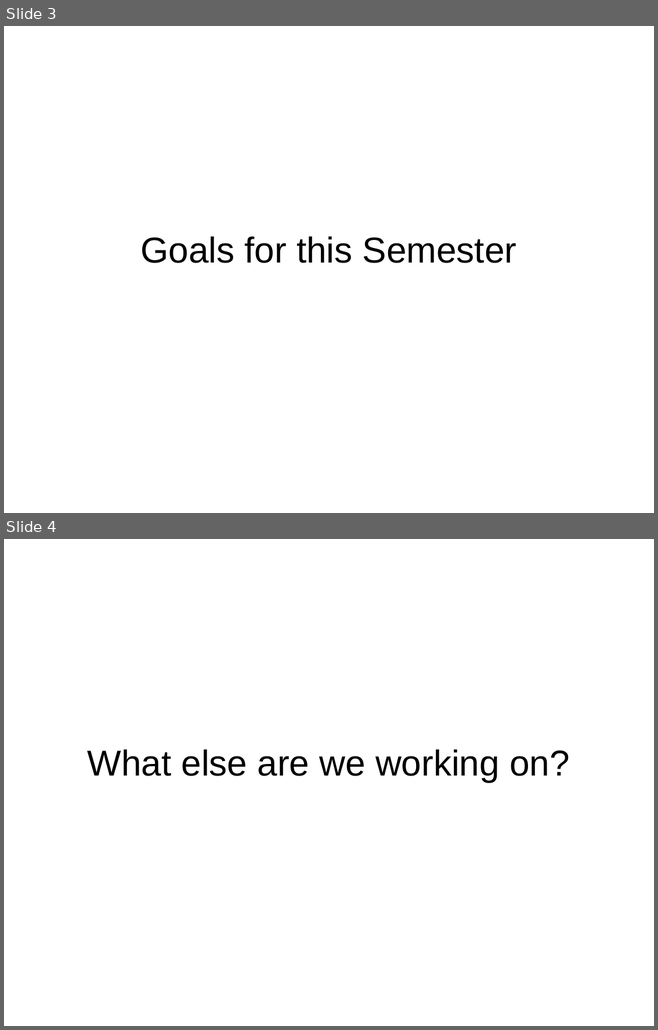
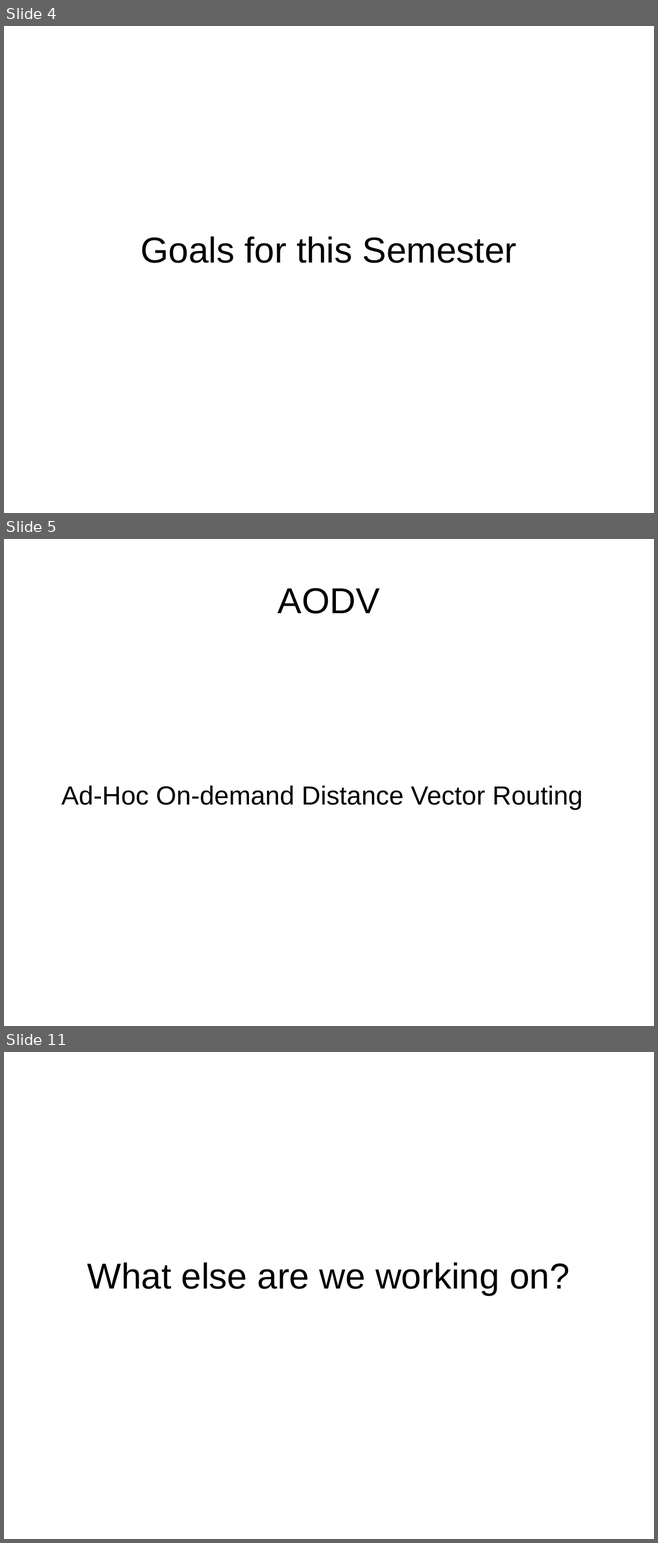
Before and after one commit to schnej7/Blue-Mesh, a slide deck: Presentations/RCOS_Presentation_2-5-2013.odp. Shown one above the other, each under a label of ours: slides 3 and 4 before the commit, slides 4, 5 and 11 after it; the slides between them are not shown. The pictures are 658x1030 and 658x1543 pixels, drawn with LibreOffice and Linux fonts; fonts in the diff are those of the drawing. Boxes give left, top, right and bottom in pixels: in the first picture for what was removed or moved away, otherwise in the second. Text is boxed around its words. In the diff, an @@ line names an element or a change of style, - is before the commit and + after.

```diff
--- a/Presentations/RCOS_Presentation_2-5-2013.odp
+++ b/Presentations/RCOS_Presentation_2-5-2013.odp
@@ slide 5 added at box(4, 539, 654, 1026), background #FFFFFF @@
@@ title added at box(278, 588, 380, 614), 44 pt, text #000000 @@
+AODV
@@ subtitle added at box(61, 785, 583, 809), 32 pt, text #000000 @@
+Ad-Hoc On-demand Distance Vector Routing
@@ what was slide 3 is now slide 4 @@
@@ what was slide 4 is now slide 11 @@
```
Also in this commit, not shown: 7 other slides added.
